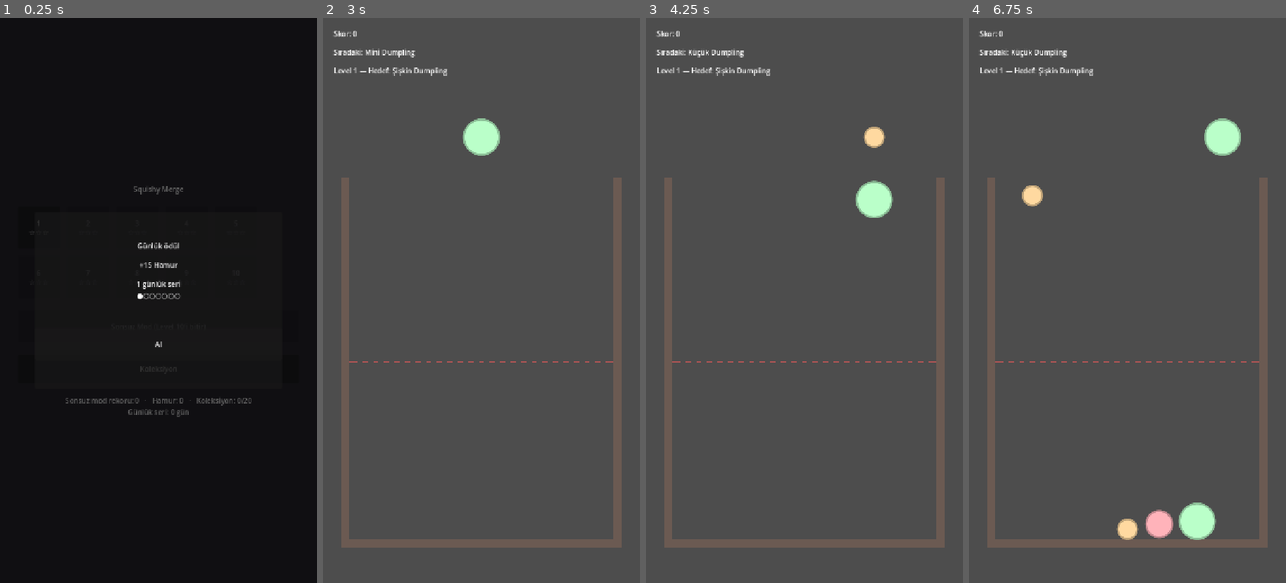
Above: before the commit, frames 1-4 (left to right).
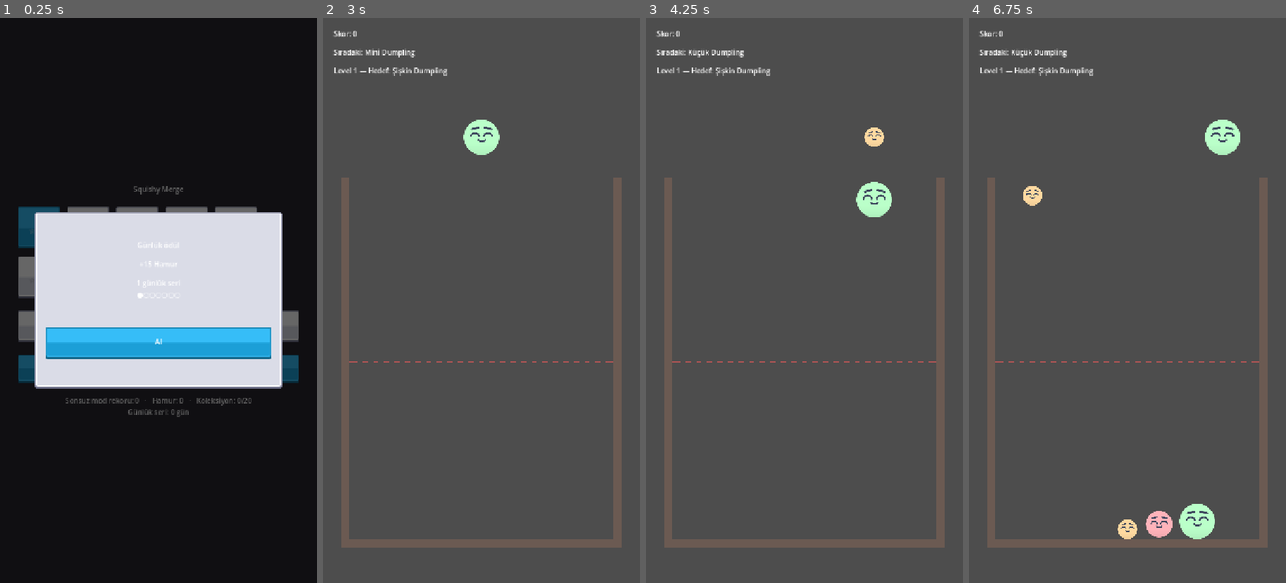
Above: after the commit, the same moments.

Repository: oguzhanbilgi/Squishy-Merge
Game: Godot game, scene res://scenes/main.tscn
Same seed, same stepped clock (60 frames per second), same inputs: the game is played once before the commit and once after it.
Inputs (mouse positions are in pixels of both pictures, inside the frame that each line leads up to):
- Up to frame 1 (0.25 s): no input
- Up to frame 2 (3 s): click "1 ☆☆☆" at 0.5 s; click "Koleksiyon" at 1.25 s; click "Al" at 2 s; click "1 ☆☆☆" at 2.75 s
- Up to frame 3 (4.25 s): tap Enter at 3.5 s; move the mouse to (874, 272) at 3.52 s; click (874, 272) at 3.67 s
- Up to frame 4 (6.75 s): drag from (1064, 328) to (1127, 362) at 4.27 s; move the mouse to (1159, 176) at 5.02 s; click (1159, 176) at 5.17 s; drag from (1111, 413) to (1032, 215) at 5.77 s; move the mouse to (1222, 385) at 6.52 s; click (1222, 385) at 6.67 s

The runs differ from the first frame. In frame 1, 27% of the frame differs, in the area x 5-95%, y 33-66%; in frame 2, 0.2%; in frame 3, 0.3%; in frame 4, 0.7%.

Commit message:
[M7] Kenney CC0 placeholder görselleri: tier tint'li dumpling sprite'ı + UI tema
Co-Authored-By: Claude Opus 5 <noreply@anthropic.com>

Diff:
--- /dev/null
+++ b/assets/visual/ui_theme.tres
@@ -0,0 +1,87 @@
+[gd_resource type="Theme" load_steps=11 format=3]
+
+[ext_resource type="Texture2D" path="res://assets/visual/ui/ui_button_normal.png" id="1_normal"]
+[ext_resource type="Texture2D" path="res://assets/visual/ui/ui_button_pressed.png" id="2_pressed"]
+[ext_resource type="Texture2D" path="res://assets/visual/ui/ui_button_disabled.png" id="3_disabled"]
+[ext_resource type="Texture2D" path="res://assets/visual/ui/ui_panel.png" id="4_panel"]
+
+[sub_resource type="StyleBoxTexture" id="SB_normal"]
+content_margin_left = 22.0
+content_margin_top = 14.0
+content_margin_right = 22.0
+content_margin_bottom = 22.0
+texture = ExtResource("1_normal")
+texture_margin_left = 16.0
+texture_margin_top = 16.0
+texture_margin_right = 16.0
+texture_margin_bottom = 24.0
+
+[sub_resource type="StyleBoxTexture" id="SB_hover"]
+content_margin_left = 22.0
+content_margin_top = 14.0
+content_margin_right = 22.0
+content_margin_bottom = 22.0
+texture = ExtResource("1_normal")
+texture_margin_left = 16.0
+texture_margin_top = 16.0
+texture_margin_right = 16.0
+texture_margin_bottom = 24.0
+modulate_color = Color(1.15, 1.15, 1.15, 1)
+
+[sub_resource type="StyleBoxTexture" id="SB_pressed"]
+content_margin_left = 22.0
+content_margin_top = 20.0
+content_margin_right = 22.0
+content_margin_bottom = 16.0
+texture = ExtResource("2_pressed")
+texture_margin_left = 16.0
+texture_margin_top = 16.0
+texture_margin_right = 16.0
+texture_margin_bottom = 16.0
+
+[sub_resource type="StyleBoxTexture" id="SB_disabled"]
+content_margin_left = 22.0
+content_margin_top = 14.0
+content_margin_right = 22.0
+content_margin_bottom = 22.0
+texture = ExtResource("3_disabled")
+texture_margin_left = 16.0
+texture_margin_top = 16.0
+texture_margin_right = 16.0
+texture_margin_bottom = 24.0
+
+[sub_resource type="StyleBoxTexture" id="SB_focus"]
+content_margin_left = 22.0
+content_margin_top = 14.0
+content_margin_right = 22.0
+content_margin_bottom = 22.0
+texture = ExtResource("1_normal")
+texture_margin_left = 16.0
+texture_margin_top = 16.0
+texture_margin_right = 16.0
+texture_margin_bottom = 24.0
+modulate_color = Color(1.25, 1.25, 1.25, 1)
+
+[sub_resource type="StyleBoxTexture" id="SB_panel"]
+content_margin_left = 24.0
+content_margin_top = 24.0
+content_margin_right = 24.0
+content_margin_bottom = 28.0
+texture = ExtResource("4_panel")
+texture_margin_left = 20.0
+texture_margin_top = 20.0
+texture_margin_right = 20.0
+texture_margin_bottom = 26.0
+
+[resource]
+Button/colors/font_color = Color(1, 1, 1, 1)
+Button/colors/font_disabled_color = Color(0.55, 0.55, 0.6, 1)
+Button/colors/font_hover_color = Color(1, 1, 1, 1)
+Button/colors/font_pressed_color = Color(0.92, 0.97, 1, 1)
+Button/styles/disabled = SubResource("SB_disabled")
+Button/styles/focus = SubResource("SB_focus")
+Button/styles/hover = SubResource("SB_hover")
+Button/styles/normal = SubResource("SB_normal")
+Button/styles/pressed = SubResource("SB_pressed")
+Panel/styles/panel = SubResource("SB_panel")
+PanelContainer/styles/panel = SubResource("SB_panel")
--- a/scenes/ui/collection_album.tscn
+++ b/scenes/ui/collection_album.tscn
@@ -1,6 +1,7 @@
-[gd_scene load_steps=2 format=3]
+[gd_scene load_steps=3 format=3]
 
 [ext_resource type="Script" path="res://scripts/ui/collection_album.gd" id="1_album"]
+[ext_resource type="Theme" path="res://assets/visual/ui_theme.tres" id="2_theme"]
 
 [node name="CollectionAlbum" type="CanvasLayer"]
 layer = 6
@@ -12,6 +13,7 @@
 color = Color(0.16, 0.15, 0.18, 1)
 
 [node name="Margin" type="MarginContainer" parent="."]
+theme = ExtResource("2_theme")
 anchor_right = 1.0
 anchor_bottom = 1.0
 theme_override_constants/margin_left = 32
--- a/scenes/ui/daily_reward_popup.tscn
+++ b/scenes/ui/daily_reward_popup.tscn
@@ -1,12 +1,14 @@
-[gd_scene load_steps=2 format=3]
+[gd_scene load_steps=3 format=3]
 
 [ext_resource type="Script" path="res://scripts/ui/daily_reward_popup.gd" id="1_daily"]
+[ext_resource type="Theme" path="res://assets/visual/ui_theme.tres" id="2_theme"]
 
 [node name="DailyRewardPopup" type="CanvasLayer"]
 layer = 12
 script = ExtResource("1_daily")
 
 [node name="Center" type="Control" parent="."]
+theme = ExtResource("2_theme")
 anchor_right = 1.0
 anchor_bottom = 1.0
 
--- a/scenes/ui/level_select.tscn
+++ b/scenes/ui/level_select.tscn
@@ -1,6 +1,7 @@
-[gd_scene load_steps=2 format=3]
+[gd_scene load_steps=3 format=3]
 
 [ext_resource type="Script" path="res://scripts/ui/level_select.gd" id="1_select"]
+[ext_resource type="Theme" path="res://assets/visual/ui_theme.tres" id="2_theme"]
 
 [node name="LevelSelect" type="CanvasLayer"]
 layer = 5
@@ -12,6 +13,7 @@
 color = Color(0.16, 0.15, 0.18, 1)
 
 [node name="Margin" type="MarginContainer" parent="."]
+theme = ExtResource("2_theme")
 anchor_right = 1.0
 anchor_bottom = 1.0
 theme_override_constants/margin_left = 40
--- a/scenes/ui/round_result.tscn
+++ b/scenes/ui/round_result.tscn
@@ -1,12 +1,14 @@
-[gd_scene load_steps=2 format=3]
+[gd_scene load_steps=3 format=3]
 
 [ext_resource type="Script" path="res://scripts/ui/round_result.gd" id="1_result"]
+[ext_resource type="Theme" path="res://assets/visual/ui_theme.tres" id="2_theme"]
 
 [node name="RoundResult" type="CanvasLayer"]
 layer = 10
 script = ExtResource("1_result")
 
 [node name="Center" type="Control" parent="."]
+theme = ExtResource("2_theme")
 anchor_right = 1.0
 anchor_bottom = 1.0
 
--- a/scripts/game/dumpling_visual.gd
+++ b/scripts/game/dumpling_visual.gd
@@ -1,21 +1,73 @@
 extends Node2D
-## Placeholder görsel: düz renkli daire. M7'de owner'ın asset'iyle değişecek.
+## Dumpling görseli: nötr gri gövde sprite'ı + tier rengiyle tint, üstüne
+## tint'lenmeyen bir yüz. Sprite'lar Kenney "Shape Characters" (CC0)
+## PLACEHOLDER — owner kendi asset'iyle aynı dosya adlarını koruyarak
+## değiştirecek (bkz. assets/visual/CREDITS.md).
+
+## Gövde nötr gri; renk TierConfig paletinden modulate ile geliyor, burada
+## yeni renk tanımlanmıyor.
+const BODY_TEXTURE: Texture2D = preload("res://assets/visual/dumpling_body.png")
+const FACE_TEXTURE: Texture2D = preload("res://assets/visual/dumpling_face.png")
+
+## Gövde texture'u 160x160, yani yarıçapı 80 px. Ölçek bundan çıkıyor.
+const BODY_TEXTURE_RADIUS: float = 80.0
+## Yüz genişliği / gövde çapı. Kenney'nin kendi örnek oranı.
+const FACE_WIDTH_RATIO: float = 0.66
+## Yüz merkezi gövde merkezinin bu kadar üstünde (yarıçap katı).
+const FACE_OFFSET_RATIO: float = -0.16
 
 var radius: float = 20.0
 var fill_color: Color = Color.WHITE
 
 var _tween: Tween
+var _body: Sprite2D
+var _face: Sprite2D
+## Yüzün gövde merkezine göre konumu — her karede dönüş geri alınarak
+## uygulanıyor, yoksa yüz gövdeyle birlikte merkezin etrafında dönerdi.
+var _face_offset: Vector2 = Vector2.ZERO
+
+
+func _ready() -> void:
+	_ensure_sprites()
+
+
+## setup() _ready'den önce de çağrılabildiği için sprite'lar tembel kuruluyor.
+func _ensure_sprites() -> void:
+	if _body != null:
+		return
+	_body = Sprite2D.new()
+	_body.texture = BODY_TEXTURE
+	add_child(_body)
+	_face = Sprite2D.new()
+	_face.texture = FACE_TEXTURE
+	add_child(_face)
 
 
 func setup(new_radius: float, new_color: Color) -> void:
 	radius = new_radius
 	fill_color = new_color
-	queue_redraw()
+	_ensure_sprites()
+	_body.scale = Vector2.ONE * (radius / BODY_TEXTURE_RADIUS)
+	_body.modulate = fill_color
+	var face_width: float = radius * 2.0 * FACE_WIDTH_RATIO
+	_face.scale = Vector2.ONE * (face_width / float(FACE_TEXTURE.get_width()))
+	_face_offset = Vector2(0.0, radius * FACE_OFFSET_RATIO)
+	_face.position = _face_offset
 
 
-func _draw() -> void:
-	draw_circle(Vector2.ZERO, radius, fill_color)
-	draw_arc(Vector2.ZERO, radius, 0.0, TAU, 48, fill_color.darkened(0.25), 3.0, true)
+## Gövde serbest dönüyor (M1 kilitli karar) ama yüz her zaman yukarı bakmalı;
+## yan yatmış yüz büyük tier'larda karalama gibi okunuyordu.
+##
+## `top_level = true` yerine yüz normal çocuk olarak bırakıldı: top_level olsaydı
+## ebeveynin ölçeğini de miras almazdı ve squash-stretch sırasında yüz gövdeyle
+## birlikte ezilmez, üstünde sabit dururdu. Bunun yerine hem dönüş hem de konum
+## offset'i ters çevriliyor — sonuç aynı (yüz dik), squash bağlantısı korunuyor.
+func _process(_delta: float) -> void:
+	if _face == null:
+		return
+	var body_rotation: float = global_rotation
+	_face.rotation = -body_rotation
+	_face.position = _face_offset.rotated(-body_rotation)
 
 
 ## Squash-stretch. Merge'de tam genlik (GAME_DESIGN.md §1: 1.0 -> 1.2/0.8 -> 1.0,
--- a/scripts/ui/round_result.gd
+++ b/scripts/ui/round_result.gd
@@ -9,8 +9,10 @@
 
 const STAR_REVEAL_DELAY: float = 0.4
 const CHEST_REVEAL_DELAY: float = 0.5
-const STAR_FILLED: String = "★"
-const STAR_EMPTY: String = "☆"
+const STAR_FILLED_TEXTURE: Texture2D = preload("res://assets/visual/ui/ui_star_filled.png")
+const STAR_EMPTY_TEXTURE: Texture2D = preload("res://assets/visual/ui/ui_star_empty.png")
+## Kaynak sprite 64x60; kutu bu oranda tutuluyor ki yıldız ezilmesin.
+const STAR_SIZE: Vector2 = Vector2(64.0, 60.0)
 
 var _sequence_id: int = 0
 
@@ -68,13 +70,15 @@
 	if level.is_endless:
 		return
 	for i in 3:
-		var star := Label.new()
-		star.text = STAR_FILLED if i < stars else STAR_EMPTY
-		star.add_theme_font_size_override("font_size", 48)
-		star.modulate = Color(1.0, 0.82, 0.3) if i < stars else Color(1, 1, 1, 0.25)
+		var star := TextureRect.new()
+		star.texture = STAR_FILLED_TEXTURE if i < stars else STAR_EMPTY_TEXTURE
+		star.custom_minimum_size = STAR_SIZE
+		star.stretch_mode = TextureRect.STRETCH_KEEP_ASPECT_CENTERED
+		# Dolu yıldız zaten sarı (Yellow paketi), tint gerekmiyor; boş olan soluk.
+		star.modulate = Color(1, 1, 1, 1) if i < stars else Color(1, 1, 1, 0.35)
 		# Kazanılan yıldızlar gizli başlar, tek tek açılır.
 		star.scale = Vector2.ZERO if i < stars else Vector2.ONE
-		star.pivot_offset = Vector2(24.0, 32.0)
+		star.pivot_offset = STAR_SIZE * 0.5
 		_stars.add_child(star)
 
 
@@ -83,7 +87,7 @@
 		await get_tree().create_timer(STAR_REVEAL_DELAY).timeout
 		if sequence != _sequence_id or i >= _stars.get_child_count():
 			return
-		var star: Label = _stars.get_child(i)
+		var star: TextureRect = _stars.get_child(i)
 		var tween := create_tween()
 		tween.tween_property(star, "scale", Vector2(1.25, 1.25), 0.12) \
 			.set_trans(Tween.TRANS_BACK).set_ease(Tween.EASE_OUT)
--- /dev/null
+++ b/tools/make_placeholder_sprites.gd
@@ -0,0 +1,98 @@
+extends SceneTree
+## Kenney "Shape Characters" (CC0) paketinden placeholder dumpling sprite'larini
+## uretir. Tek seferlik/tekrar calistirilabilir bir arac — oyun calisirken
+## kullanilmaz.
+##
+## Neden gerekli: Kenney govdeleri sabit renkli (mavi/sari/pembe...). Bizim
+## per-tier paletimiz (TierConfig.TIERS) modulate ile uygulanacagi icin govdenin
+## NOTR (gri) olmasi gerekiyor; renkli bir govdeyi tint'lemek rengi kirletirdi.
+## Burada govde luminansa cevrilip baskin dolgu tonu 1.0'a normalize ediliyor —
+## boylece modulate = palet rengi, parlaklik/golge gradyani korunuyor.
+##
+## Calistirma:
+##   godot --headless --path . --script res://tools/make_placeholder_sprites.gd
+##
+## Kaynak paketin `_visual_source/` altinda acilmis olmasi gerekir (gitignore'lu).
+
+const SRC := "res://_visual_source/kenney_shape-characters/PNG/Double/"
+const OUT := "res://assets/visual/"
+
+## Govde kaynagi: sari en genis luminans araligina sahip, normalize edince
+## gradyan en az bilgi kaybiyla kaliyor.
+const BODY_SRC := "yellow_body_circle.png"
+## Yuz: kapali mutlu gozler + gulumseme. Kucuk boyutta da okunan tek stil
+## (GAME_DESIGN §1 kawaii/cozy yonu). 8 ayri ifade v1 icin gereksiz.
+const FACE_SRC := "face_l.png"
+
+
+func _initialize() -> void:
+	var ok := true
+	ok = _make_body() and ok
+	ok = _copy_face() and ok
+	print("SONUC: ", "OK" if ok else "HATA")
+	quit(0 if ok else 1)
+
+
+func _luminance(c: Color) -> float:
+	return 0.2126 * c.r + 0.7152 * c.g + 0.0722 * c.b
+
+
+func _make_body() -> bool:
+	var path := ProjectSettings.globalize_path(SRC + BODY_SRC)
+	var img := Image.load_from_file(path)
+	if img == null:
+		printerr("Govde kaynagi okunamadi: ", path)
+		return false
+	img.convert(Image.FORMAT_RGBA8)
+	var w := img.get_width()
+	var h := img.get_height()
+
+	# Baskin dolgu tonunu bul (256 kovali histogram, sadece opak pikseller).
+	var hist := PackedInt32Array()
+	hist.resize(256)
+	for y in h:
+		for x in w:
+			var c := img.get_pixel(x, y)
+			if c.a < 0.99:
+				continue
+			var b := clampi(int(_luminance(c) * 255.0), 0, 255)
+			hist[b] += 1
+	var fill := 0
+	var best := 0
+	for i in 256:
+		if hist[i] > best:
+			best = hist[i]
+			fill = i
+	if fill <= 0:
+		printerr("Baskin dolgu tonu bulunamadi.")
+		return false
+	var scale := 255.0 / float(fill)
+
+	var out := Image.create(w, h, false, Image.FORMAT_RGBA8)
+	for y in h:
+		for x in w:
+			var c := img.get_pixel(x, y)
+			var v := clampf(_luminance(c) * scale, 0.0, 1.0)
+			out.set_pixel(x, y, Color(v, v, v, c.a))
+	var dst := ProjectSettings.globalize_path(OUT + "dumpling_body.png")
+	var err := out.save_png(dst)
+	if err != OK:
+		printerr("Govde yazilamadi: ", dst)
+		return false
+	print("govde  : %s  %dx%d  (baskin ton %d -> 255, olcek %.3f)" % [dst.get_file(), w, h, fill, scale])
+	return true
+
+
+func _copy_face() -> bool:
+	var path := ProjectSettings.globalize_path(SRC + FACE_SRC)
+	var img := Image.load_from_file(path)
+	if img == null:
+		printerr("Yuz kaynagi okunamadi: ", path)
+		return false
+	img.convert(Image.FORMAT_RGBA8)
+	var dst := ProjectSettings.globalize_path(OUT + "dumpling_face.png")
+	if img.save_png(dst) != OK:
+		printerr("Yuz yazilamadi: ", dst)
+		return false
+	print("yuz    : %s  %dx%d  (kaynak %s, tint uygulanmaz)" % [dst.get_file(), img.get_width(), img.get_height(), FACE_SRC])
+	return true
Binary file added: assets/visual/dumpling_body.png
Not shown, added: assets/visual/dumpling_body.png.import
Binary file added: assets/visual/dumpling_face.png
Not shown, added: assets/visual/dumpling_face.png.import
Binary file added: assets/visual/ui/ui_button_disabled.png
Not shown, added: assets/visual/ui/ui_button_disabled.png.import
Binary file added: assets/visual/ui/ui_button_normal.png
Not shown, added: assets/visual/ui/ui_button_normal.png.import
Binary file added: assets/visual/ui/ui_button_pressed.png
Not shown, added: assets/visual/ui/ui_button_pressed.png.import
Binary file added: assets/visual/ui/ui_panel.png
Not shown, added: assets/visual/ui/ui_panel.png.import
(and 10 more such lines)
